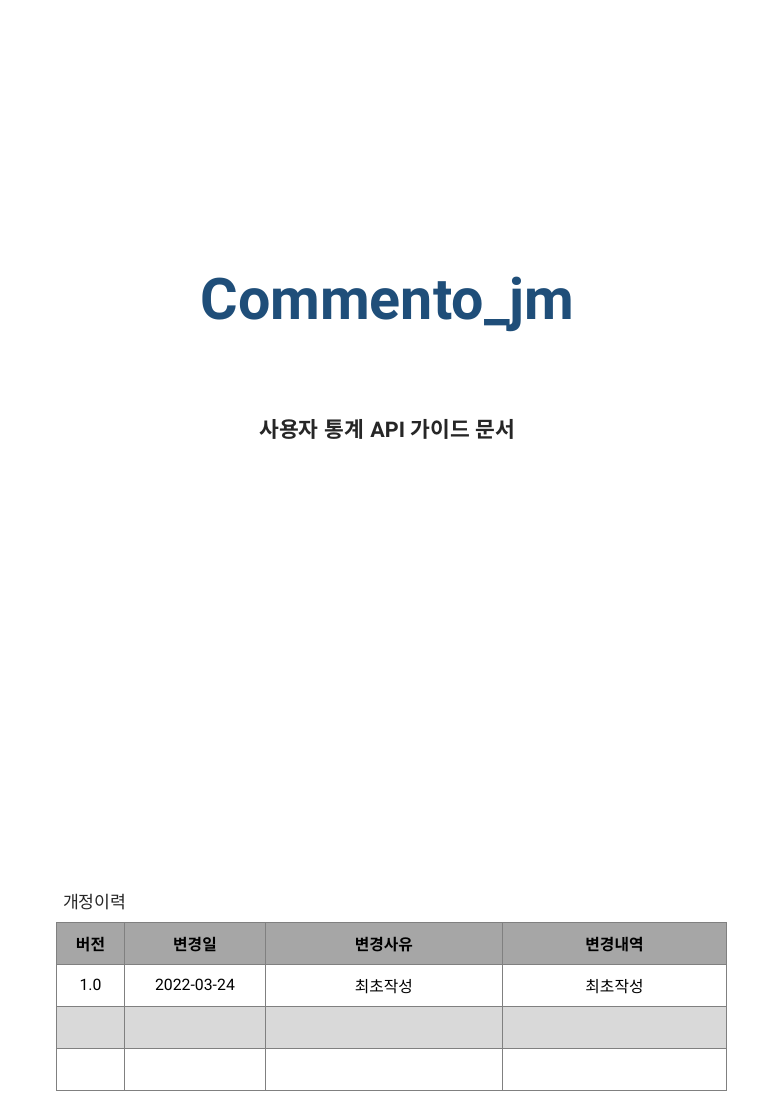
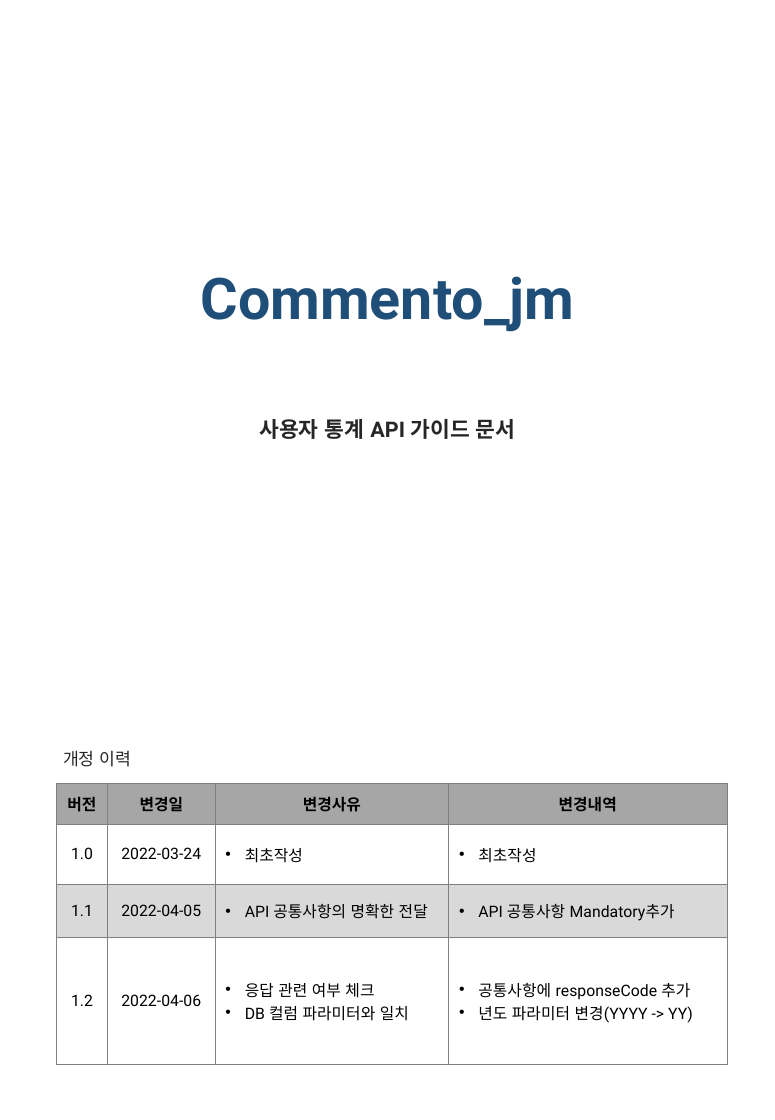
Before and after one commit to jmoriatie/memberManagement, a slide deck: slide 1 of API가이드.pptx. Drawn at 775x1120 pixels with LibreOffice and Linux fonts; fonts in the diff are those of the drawing. Boxes give left, top, right and bottom in pixels: in the first picture for what was removed or moved away, otherwise in the second. Text is boxed around its words. In the diff, an @@ line names an element or a change of style, - is before the commit and + after.

Commit message:
#8. mybatis binding 문제 해결,API설계서 관련 쿼리 추가, Live 관련 API 작성-> 보완 필요

```diff
--- a/API가이드.pptx
+++ b/API가이드.pptx
@@ text at (63,750,131,767): spaces changed @@
-개정이력
+개정 이력
@@ table at (57,783,727,1064) @@
-row 3:  |  |  | 
+row 3: 1.1 | 2022-04-05 | API 공통사항의 명확한 전달 | API 공통사항 Mandatory추가
-row 4:  |  |  | 
+row 4: 1.2 | 2022-04-06 | 응답 관련 여부 체크 / DB 컬럼 파라미터와 일치 | 공통사항에 responseCode 추가 / 년도 파라미터 변경(YYYY -> YY)
@@ alignment centre to left @@
@@ bullet none to • @@
@@ table: place and size @@
-table at (57,922,726,1089)
+table at (57,783,727,1064)
```
Also in this commit, not shown: 6 other slides changed, 8 other files.
